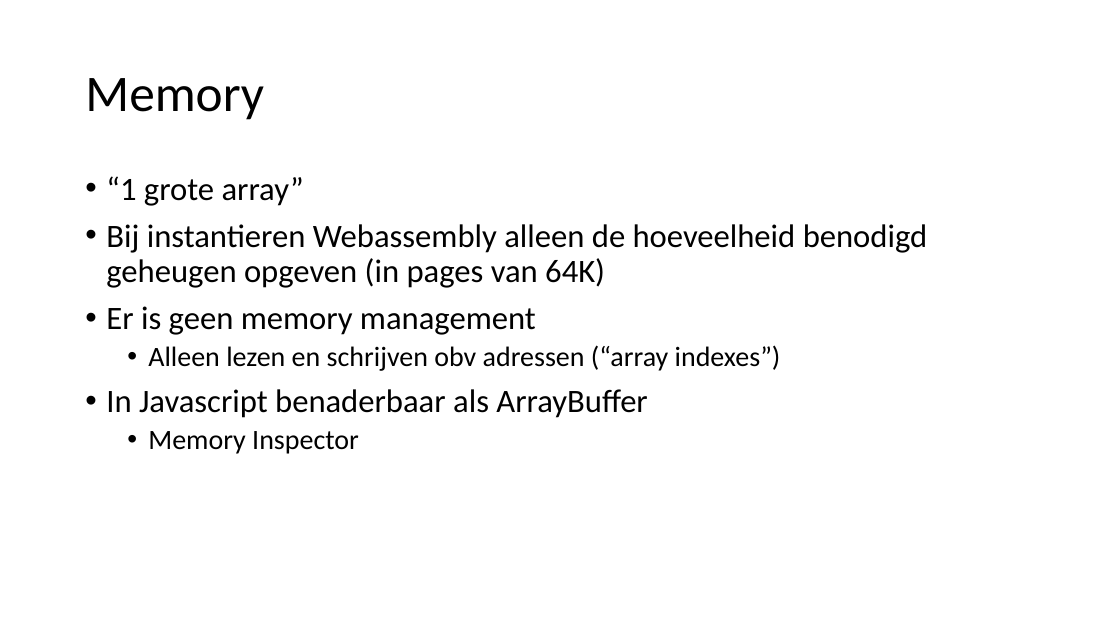
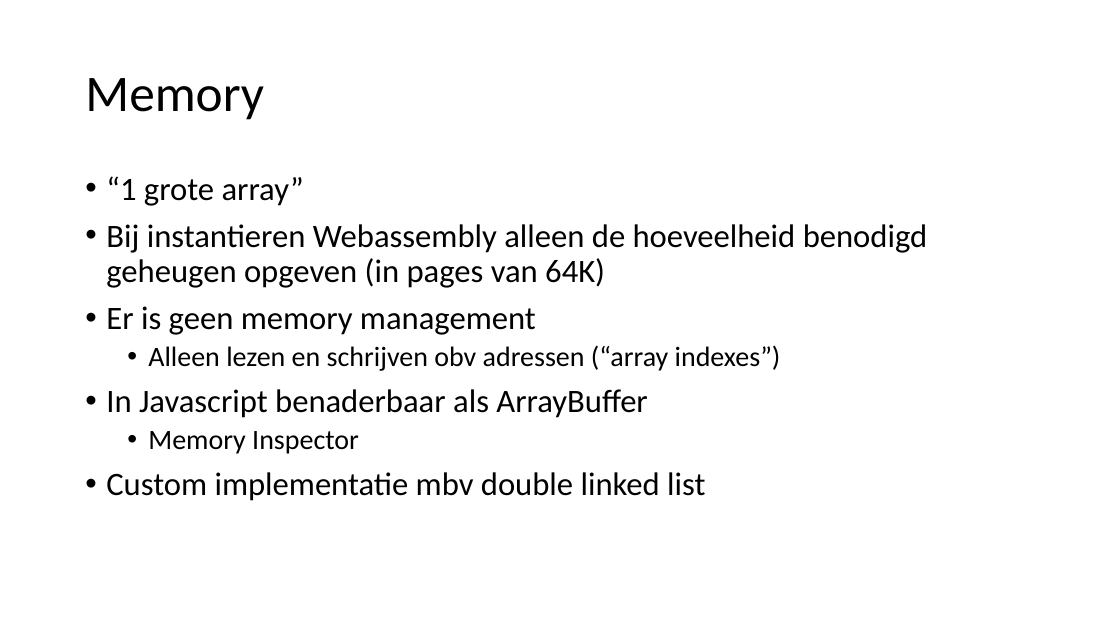
Before and after one commit to devhelpr/dotnedsaturday, a slide deck: slide 24 of powerpoint/DotNedSaturday-Visual Webassembly compiler.pptx (slide 23 before the commit). Drawn at 1120x630 pixels with LibreOffice and Linux fonts; fonts in the diff are those of the drawing. Boxes give left, top, right and bottom in pixels: in the first picture for what was removed or moved away, otherwise in the second. Text is boxed around its words. In the diff, an @@ line names an element or a change of style, - is before the commit and + after.

```diff
--- a/powerpoint/DotNedSaturday-Visual Webassembly compiler.pptx
+++ b/powerpoint/DotNedSaturday-Visual Webassembly compiler.pptx
@@ text at (106, 472, 705, 501): paragraph added @@
+• Custom implementatie mbv double linked list
```
Also in this commit, not shown: 5 other slides changed, 1 slide added.
